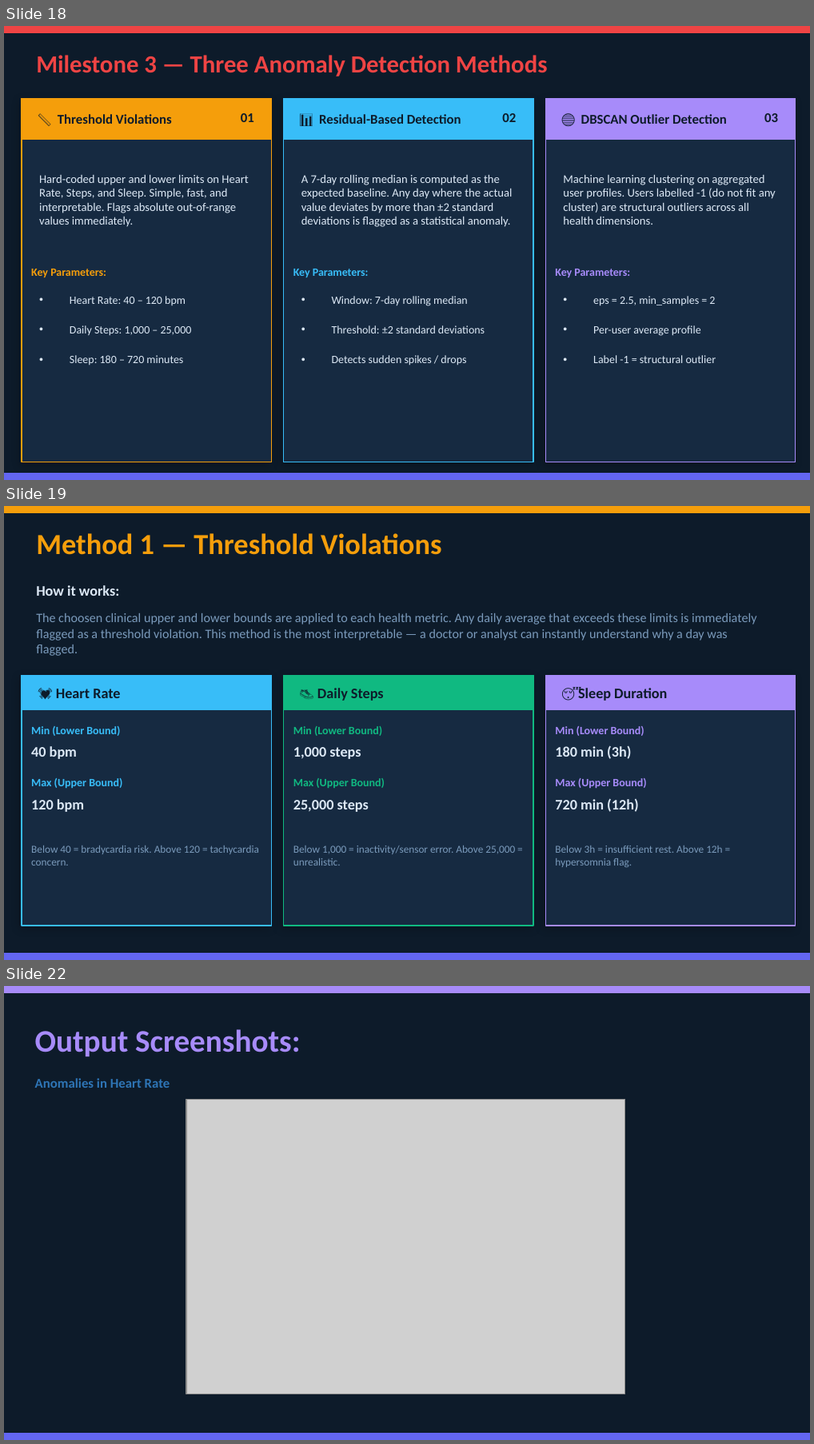
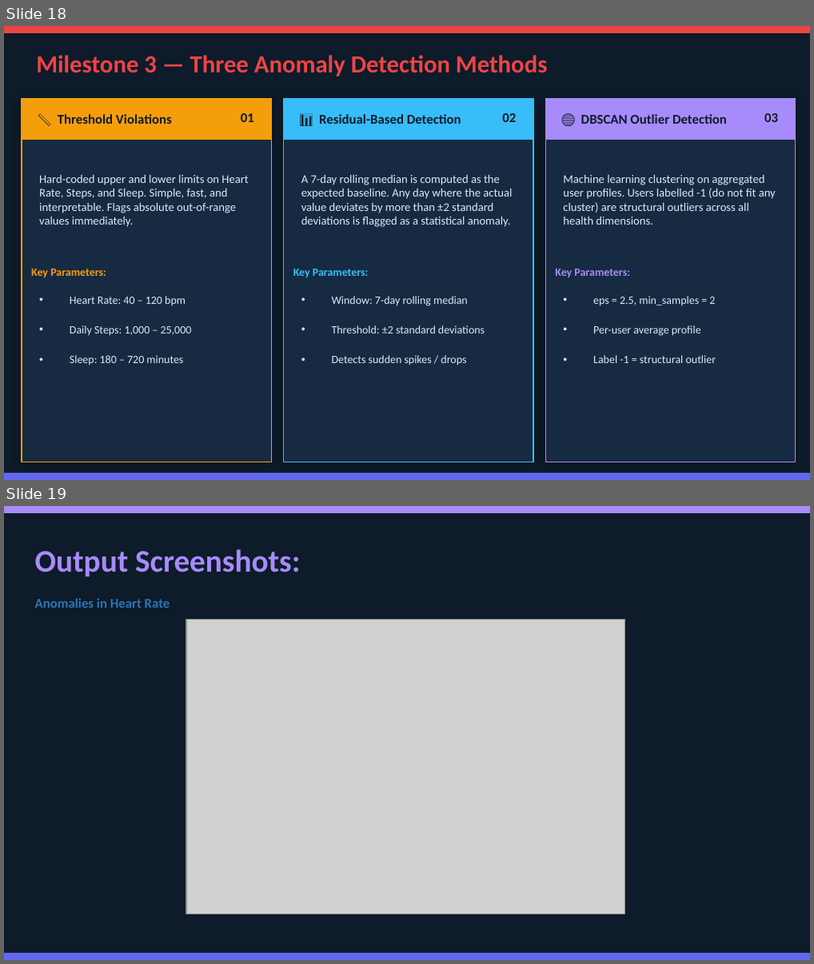
Before and after one commit to Thejomayie09/FitPulse-Health-Anomaly-Detection-from-Fitness-Devices-1, a slide deck: Documentation/Fitpulse_Documentation_final.pptx. Shown one above the other, each under a label of ours: slides 18, 19 and 22 before the commit, slides 18 and 19 after it; the slides between them are not shown. The pictures are 814x1444 and 814x964 pixels, drawn with LibreOffice and Linux fonts; fonts in the diff are those of the drawing; grey boxes stand for pictures. Boxes give left, top, right and bottom in pixels: in the first picture for what was removed or moved away, otherwise in the second. Text is boxed around its words. In the diff, an @@ line names an element or a change of style, - is before the commit and + after.

```diff
--- a/Documentation/Fitpulse_Documentation_final.pptx
+++ b/Documentation/Fitpulse_Documentation_final.pptx
@@ slide 19 removed at (4, 506, 810, 960), background #0D1B2A @@
@@ rectangle removed at (4, 506, 810, 512) @@
@@ text removed at (36, 533, 442, 555) @@
-Method 1 — Threshold Violations
@@ text removed at (36, 585, 119, 596) @@
-How it works:
@@ text removed at (36, 613, 757, 656) @@
-The choosen clinical upper and lower bounds are applied to each health metric. Any daily average that exceeds these limits is immediately flagged as a threshold violation. This method is the most interpretable — a doctor or analyst can instantly understand why a day was flagged.
@@ rectangle removed at (22, 676, 272, 925) @@
@@ rectangle removed at (22, 676, 272, 709) @@
@@ text removed at (56, 688, 120, 698) @@
-💓 Heart Rate
@@ rectangle removed at (284, 676, 534, 925) @@
@@ rectangle removed at (284, 676, 534, 709) @@
@@ text removed at (318, 688, 384, 700) @@
-👟 Daily Steps
@@ rectangle removed at (546, 676, 796, 925) @@
@@ rectangle removed at (546, 676, 796, 709) @@
@@ text removed at (578, 687, 667, 700) @@
-😴 Sleep Duration
@@ text removed at (31, 726, 120, 736) @@
-Min (Lower Bound)
@@ text removed at (294, 726, 382, 736) @@
-Min (Lower Bound)
@@ text removed at (555, 726, 645, 736) @@
-Min (Lower Bound)
@@ text removed at (555, 745, 631, 759) @@
-180 min (3h)
@@ text removed at (31, 746, 77, 759) @@
-40 bpm
@@ text removed at (294, 747, 361, 759) @@
-1,000 steps
@@ text removed at (31, 778, 122, 788) @@
-Max (Upper Bound)
@@ text removed at (294, 778, 385, 788) @@
-Max (Upper Bound)
@@ text removed at (555, 778, 646, 788) @@
-Max (Upper Bound)
@@ text removed at (31, 799, 84, 812) @@
-120 bpm
@@ text removed at (294, 800, 369, 812) @@
-25,000 steps
@@ text removed at (555, 798, 638, 812) @@
-720 min (12h)
@@ text removed at (31, 845, 259, 865) @@
-Below 40 = bradycardia risk. Above 120 = tachycardia concern.
@@ text removed at (294, 845, 515, 865) @@
-Below 1,000 = inactivity/sensor error. Above 25,000 = unrealistic.
@@ text removed at (555, 845, 722, 867) @@
-Below 3h = insufficient rest. Above 12h = hypersomnia flag.
@@ rectangle removed at (4, 952, 810, 959) @@
@@ what was slide 22 is now slide 19 @@
```
Also in this commit, not shown: 1 slide changed, 3 other slides removed, 1 other file.
